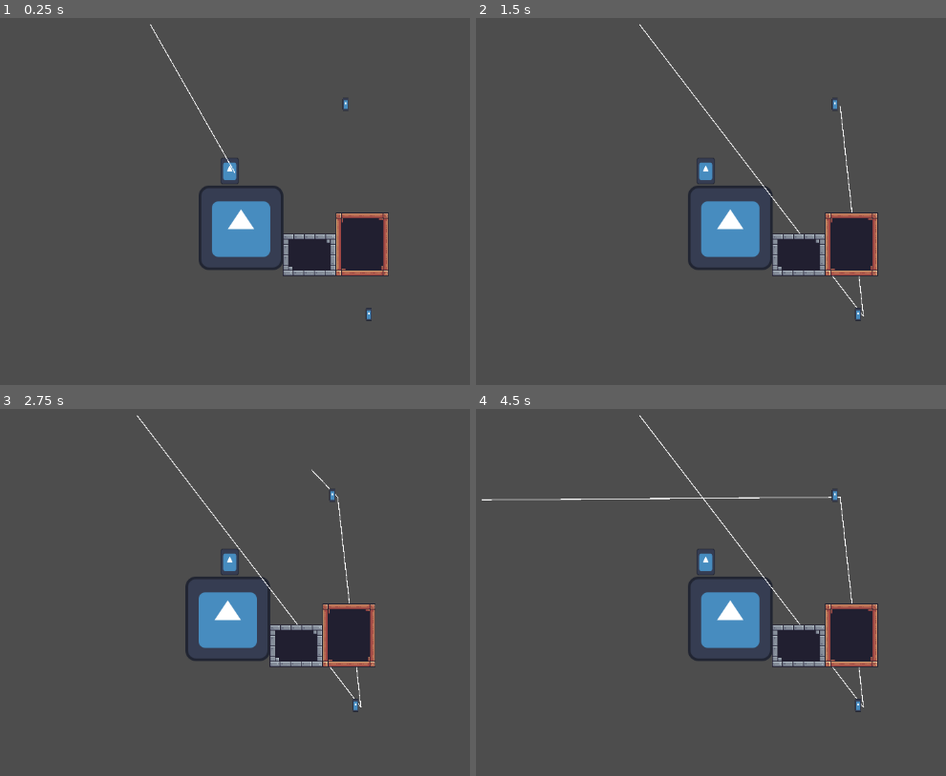
Above: before the commit, frames 1-4 (two rows, left to right).
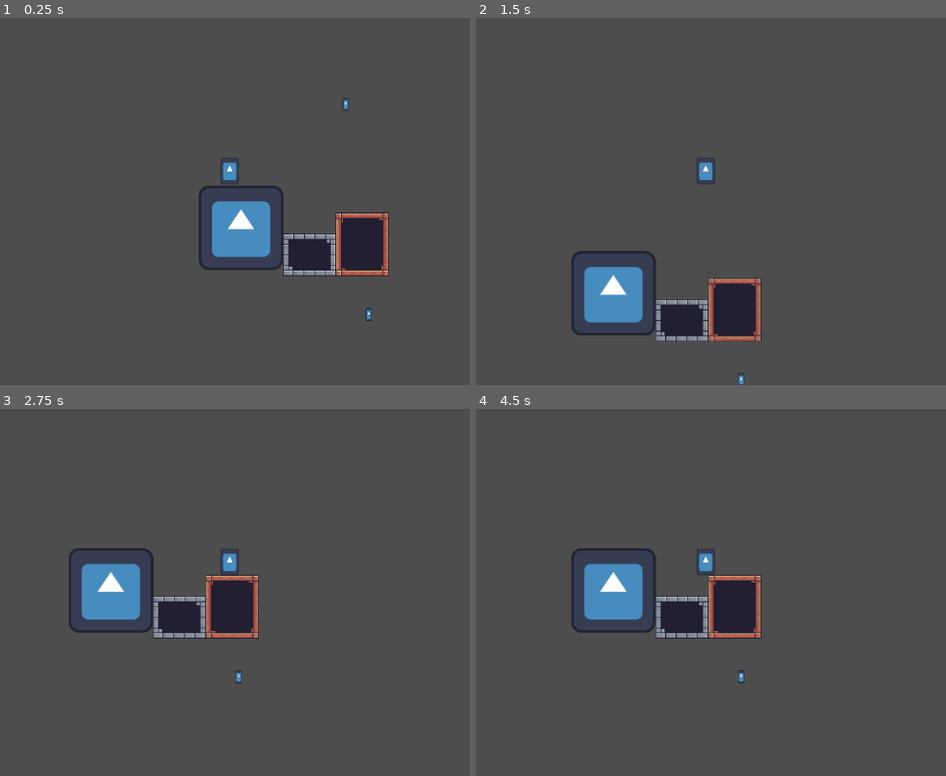
Above: after the commit, the same moments.

Repository: tastifulback/kelompok-2
Game: Godot game, scene res://scenes/main.tscn
Same seed, same stepped clock (60 frames per second), same inputs: the game is played once before the commit and once after it. The engine's default icon, where the game draws it, is replaced by a stand-in: a white triangle on a blue panel in a dark square.
Inputs (mouse positions are in pixels of both pictures, inside the frame that each line leads up to):
- Up to frame 1 (0.25 s): no input
- Up to frame 2 (1.5 s): tap Enter at 0.5 s; move the mouse to (842, 315) at 0.52 s; tap A (a) at 0.6 s; click (842, 315) at 0.8 s; tap Space at 1.25 s; move the mouse to (833, 106) at 1.27 s; click (833, 106) at 1.35 s
- Up to frame 3 (2.75 s): tap D (d) at 1.55, 2.1 s; move the mouse to (305, 467) at 2.02 s; tap S (s) at 2.3 s
- Up to frame 4 (4.5 s): tap Enter at 2.75 s; move the mouse to (668, 647) at 2.77 s; tap S (s) at 2.85 s; tap W (w) at 3.05, 3.6 s; move the mouse to (936, 625) at 3.52 s; tap A (a) at 3.8, 4.35 s; tap Space at 4.25 s; move the mouse to (476, 497) at 4.27 s

The runs differ from the first frame. In frame 1, 0.1% of the frame differs, in the area x 31-50%, y 1-43%; in frame 2, 12%, in the area x 20-86%, y 1-100%; in frame 3, 10%; in frame 4, 10%.

Commit message:
STRING SOMEWHAT DONE

Diff:
--- a/code/player.gd
+++ b/code/player.gd
@@ -1,6 +1,8 @@
 extends CharacterBody2D
 class_name player
-
+@onready var STRING = preload("uid://dq7vh3iffl7ms")
+@onready var enemyList = PackedVector2Array([])
+@onready var enemyN = 0
 const SPEED = 300.0
 const JUMP_VELOCITY = -400.0
 
@@ -15,6 +17,10 @@
 		velocity.y = JUMP_VELOCITY
 	if Input.is_action_just_pressed("s") and !is_on_floor():
 		velocity.y = -JUMP_VELOCITY
+	if Input.is_action_just_pressed("attack"):
+		stringSpawn()
+	if Input.is_action_just_released("attack"):
+		enemyKill()
 	# Get the input direction and handle the movement/deceleration.
 	# As good practice, you should replace UI actions with custom gameplay actions.
 	var direction := Input.get_axis("a", "d")
@@ -24,3 +30,21 @@
 		velocity.x = move_toward(velocity.x, 0, SPEED)
 
 	move_and_slide()
+
+func stringSpawn() ->void :
+	var Line : stringer = STRING.instantiate()
+	get_parent().add_child(Line)
+	Line.global_position = global_position
+	Line.enemies.connect(enemyListFunc)
+	Line.set_point_position(0, Vector2.ZERO)
+	Line.set_point_position(1, Line.get_local_mouse_position())
+
+
+func enemyListFunc(enemy):
+	enemyList.append(enemy)
+	print(enemyList)
+
+func enemyKill():
+	for i in range(enemyList.size()):
+		global_position = enemyList[i]
+	enemyList.clear()
--- a/code/string.gd
+++ b/code/string.gd
@@ -1,7 +1,7 @@
 extends Line2D
-class_name string
+class_name stringer
 @onready var ray = $RayCast2D
-@onready var hitmark = false
+signal enemies(Vector2)
 # Called when the node enters the scene tree for the first time.
 func _ready() -> void:
 	pass # Replace with function body.
@@ -10,16 +10,25 @@
 # Called every frame. 'delta' is the elapsed time since the previous frame.
 func _process(_delta: float) -> void:
 	var lastIndex  = get_point_count()-1
-	var mouse_pos = get_global_mouse_position()
+	var mouse_pos = get_local_mouse_position()
+	ray.target_position = to_local(get_global_mouse_position()) - get_point_position(lastIndex)
+	ray.position = get_point_position(lastIndex)
+
+	ray.force_raycast_update()
 	set_point_position(lastIndex, mouse_pos)
-	ray.position = get_point_position(lastIndex)
-	ray.target_position = to_local(get_global_mouse_position()) - ray.position
 	if ray.is_colliding():
 		var target  = ray.get_collider()
 		print(target)
 		if target is test:
-			var hit = to_local(ray.get_collision_point())
+			var hit_global = ray.get_collision_point()
+			var normal = ray.get_collision_normal() # The direction the wall is facing
+
 			if !target.onHit():
+				# Move the teleport target 10-20 pixels away from the surface
+				var safe_teleport_spot = hit_global + (normal)
 
-				add_point(hit)
+				enemies.emit(safe_teleport_spot)
+				add_point(to_local(hit_global))
 				print("added")
+	if Input.is_action_just_released("attack"):
+		queue_free()
--- a/project.godot
+++ b/project.godot
@@ -39,7 +39,8 @@
 }
 attack={
 "deadzone": 0.2,
-"events": []
+"events": [Object(InputEventMouseButton,"resource_local_to_scene":false,"resource_name":"","device":-1,"window_id":0,"alt_pressed":false,"shift_pressed":false,"ctrl_pressed":false,"meta_pressed":false,"button_mask":0,"position":Vector2(0, 0),"global_position":Vector2(0, 0),"factor":1.0,"button_index":1,"canceled":false,"pressed":false,"double_click":false,"script":null)
+]
 }
 
 [physics]
--- a/scenes/main.tscn
+++ b/scenes/main.tscn
@@ -2,7 +2,6 @@
 
 [ext_resource type="PackedScene" uid="uid://dcqv8cssdy0do" path="res://scenes/player.tscn" id="1_o5qli"]
 [ext_resource type="PackedScene" uid="uid://cql72b1atjfg6" path="res://scenes/platform.tscn" id="2_0wfyh"]
-[ext_resource type="PackedScene" uid="uid://dq7vh3iffl7ms" path="res://scenes/string.tscn" id="3_sugp2"]
 [ext_resource type="PackedScene" uid="uid://bwgiolrkbsuet" path="res://scenes/area_2d.tscn" id="4_jyhfs"]
 [ext_resource type="Texture2D" uid="uid://p31eexgivsvm" path="res://assets/spriites/Free/Terrain/Terrain (16x16).png" id="5_tbgi4"]
 
@@ -283,9 +282,6 @@
 [node name="test_platform" parent="." unique_id=1432441094 instance=ExtResource("2_0wfyh")]
 position = Vector2(144, 311)
 
-[node name="Line2D" parent="." unique_id=755618925 instance=ExtResource("3_sugp2")]
-position = Vector2(8, 3)
-
 [node name="Area2D2" parent="." unique_id=1606392763 instance=ExtResource("4_jyhfs")]
 position = Vector2(338, 442)
 
--- a/scenes/string.tscn
+++ b/scenes/string.tscn
@@ -3,6 +3,8 @@
 [ext_resource type="Script" uid="uid://rbwxvca4sm5f" path="res://code/string.gd" id="1_o0nmj"]
 
 [node name="Line2D" type="Line2D" unique_id=755618925]
+position = Vector2(-1.1383346, 0)
+scale = Vector2(0.07074722, 1)
 points = PackedVector2Array(0, 0, 29, 0)
 width = 1.225
 script = ExtResource("1_o0nmj")
